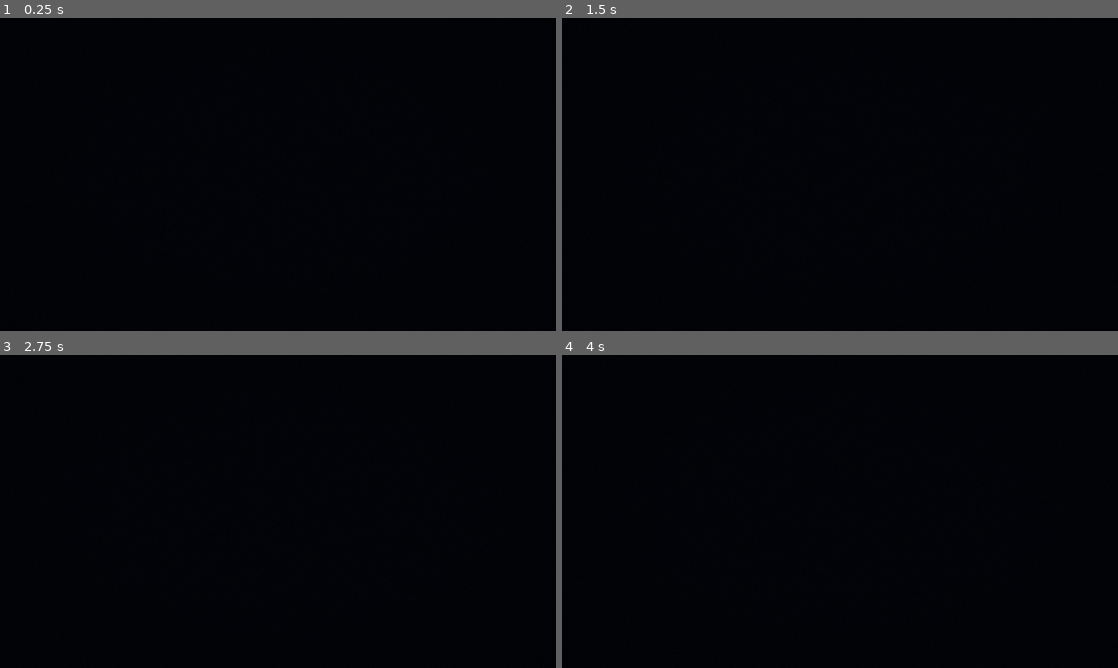
Above: before the commit, frames 1-4 (two rows, left to right).
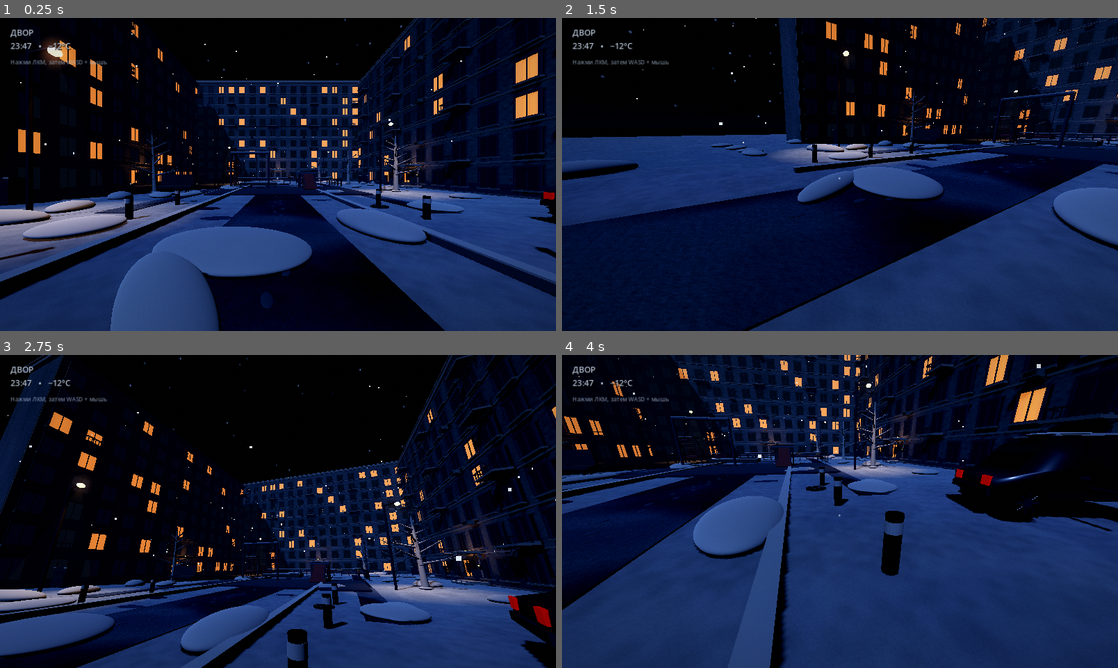
Above: after the commit, the same moments.

Repository: HelterFall/-
Game: Godot game, scene res://main.tscn
Same seed, same stepped clock (60 frames per second), same inputs: the game is played once before the commit and once after it.
Inputs (mouse positions are in pixels of both pictures, inside the frame that each line leads up to):
- Up to frame 1 (0.25 s): no input
- Up to frame 2 (1.5 s): tap Enter at 0.5 s; move the mouse to (962, 158) at 0.52 s; hold D 0.53-1.25 s; click (962, 158) at 0.67 s; drag from (728, 190) to (812, 237) at 1.27 s
- Up to frame 3 (2.75 s): move the mouse to (333, 442) at 2.02 s; hold D from 2.03 s (still down)
- Up to frame 4 (4 s): release D at 2.75 s; drag from (812, 574) to (673, 464) at 2.77 s; move the mouse to (1006, 558) at 3.52 s; hold A from 3.53 s (still down)

The runs differ from the first frame. In frame 1, 51% of the frame differs, in the area x 0-100%, y 0-100%; in frame 2, 61%; in frame 3, 39%; in frame 4, 70%.
Error before the commit: Parse Error: Expected statement, found "Indent" instead. (res://underground_complex.gd:140)

Commit message:
Fix underground chamber script indentation

Diff:
--- a/underground_complex.gd
+++ b/underground_complex.gd
@@ -137,7 +137,7 @@
 	var backing := _material(Color(0.23, 0.25, 0.27), 0.96)
 	var room_center_y: float = (ROOM_FLOOR_Y + ROOM_CEILING_Y) * 0.5
 	var half_width: float = ROOM_WIDTH * 0.5
-		var wall_center_x: float = half_width - WALL_THICKNESS * 0.5
+	var wall_center_x: float = half_width - WALL_THICKNESS * 0.5
 	var wall_center_z: float = ROOM_CENTER_Z
 
 	# A single large, walkable chamber with a continuous tiled floor and ceiling.
